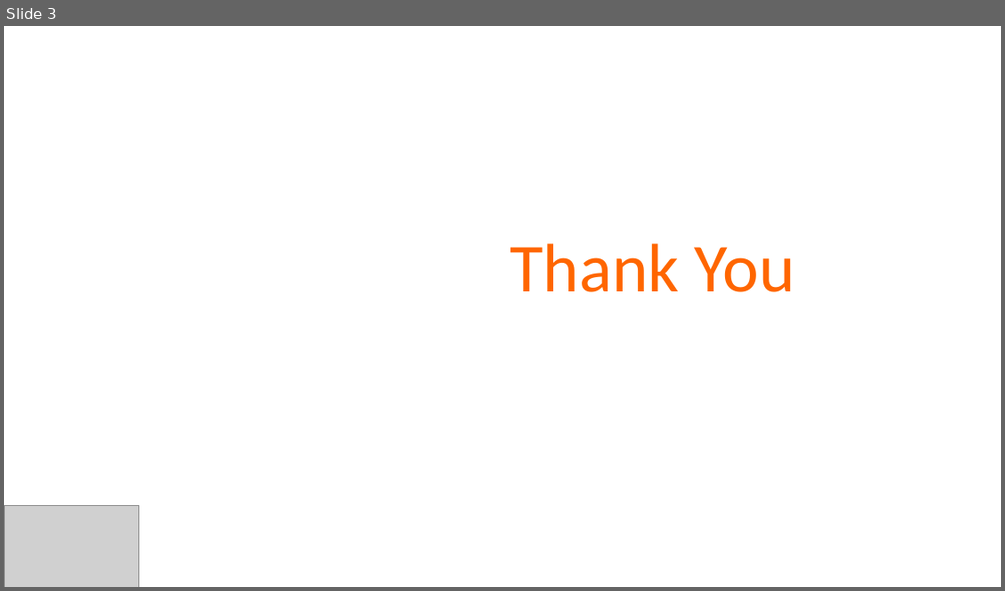
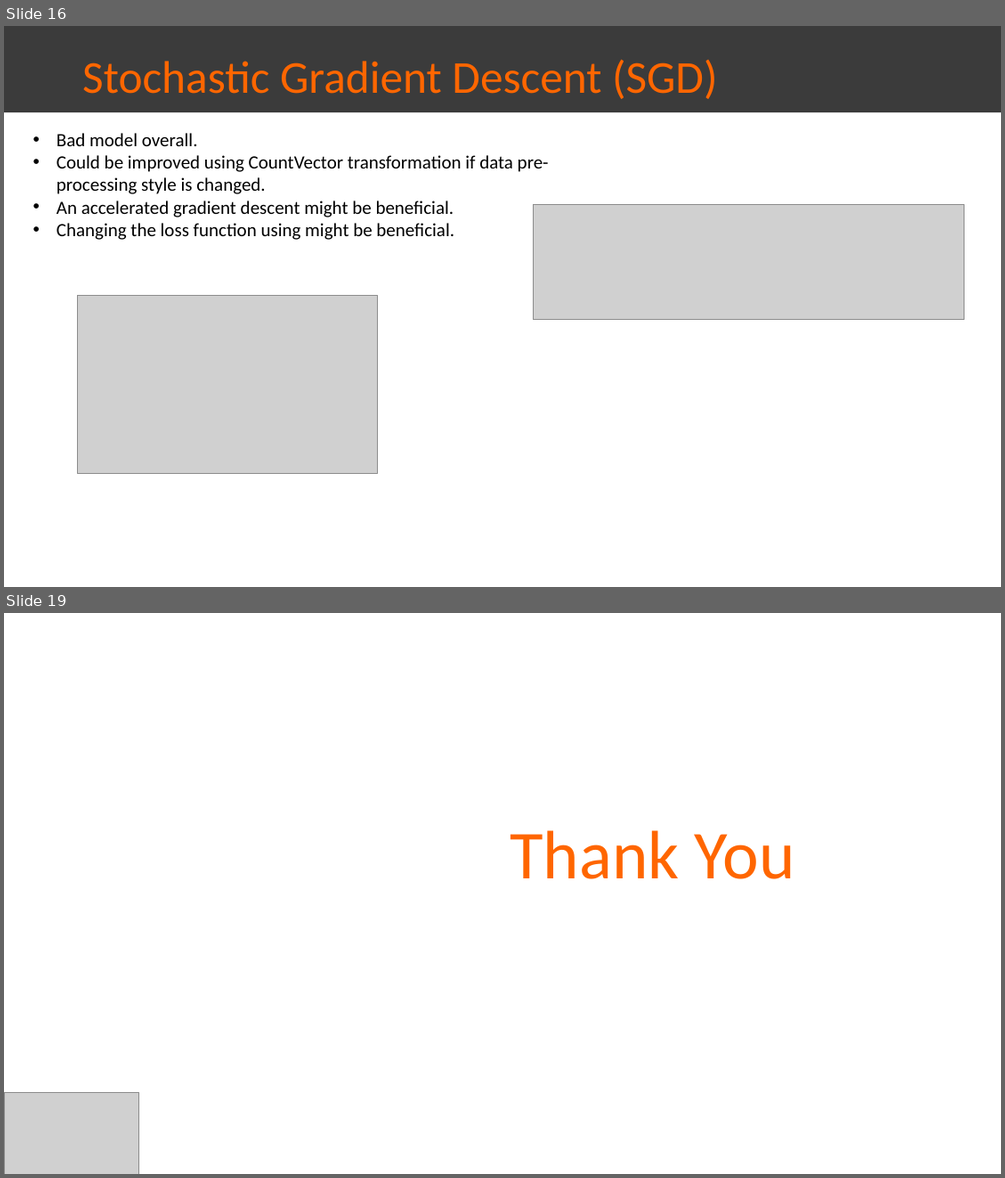
Before and after one commit to farischaudhry/twitter-sentiment-analysis, a slide deck: Final.pptx. Shown one above the other, each under a label of ours: slide 3 before the commit, slides 16 and 19 after it; the slides between them are not shown. The pictures are 1005x591 and 1005x1178 pixels, drawn with LibreOffice and Linux fonts; fonts in the diff are those of the drawing; grey boxes stand for pictures. Boxes give left, top, right and bottom in pixels: in the first picture for what was removed or moved away, otherwise in the second. Text is boxed around its words. In the diff, an @@ line names an element or a change of style, - is before the commit and + after.

```diff
--- a/Final.pptx
+++ b/Final.pptx
@@ slide 16 added at (4, 26, 1001, 587), background #FFFFFF @@
@@ rectangle added at (4, 26, 1001, 112), fill #3B3B3B, 44 pt, text #FF6600 @@
+Stochastic Gradient Descent (SGD)
@@ text added at (57, 133, 549, 240), 18 pt, text #000000 @@
+• Bad model overall.
+• Could be improved using CountVector transformation if data pre-processing style is changed.
+• An accelerated gradient descent might be beneficial.
+• Changing the loss function using might be beneficial.
@@ picture added at (534, 205, 964, 320) @@
@@ picture added at (77, 295, 378, 473) @@
@@ what was slide 3 is now slide 19 @@
```
Also in this commit, not shown: 1 slide changed, 16 other slides added, 1 slide removed, 2 other files.
